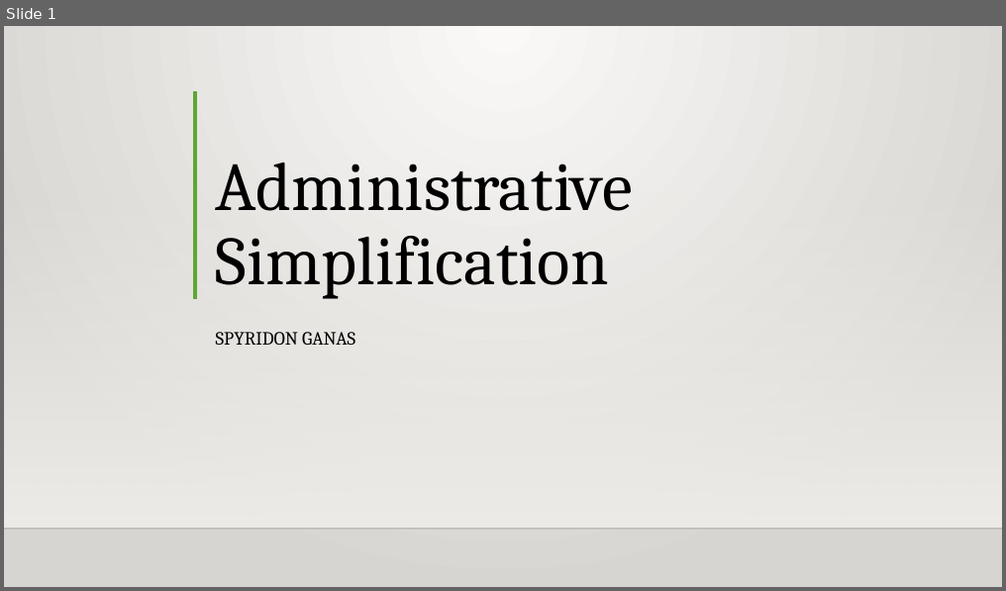
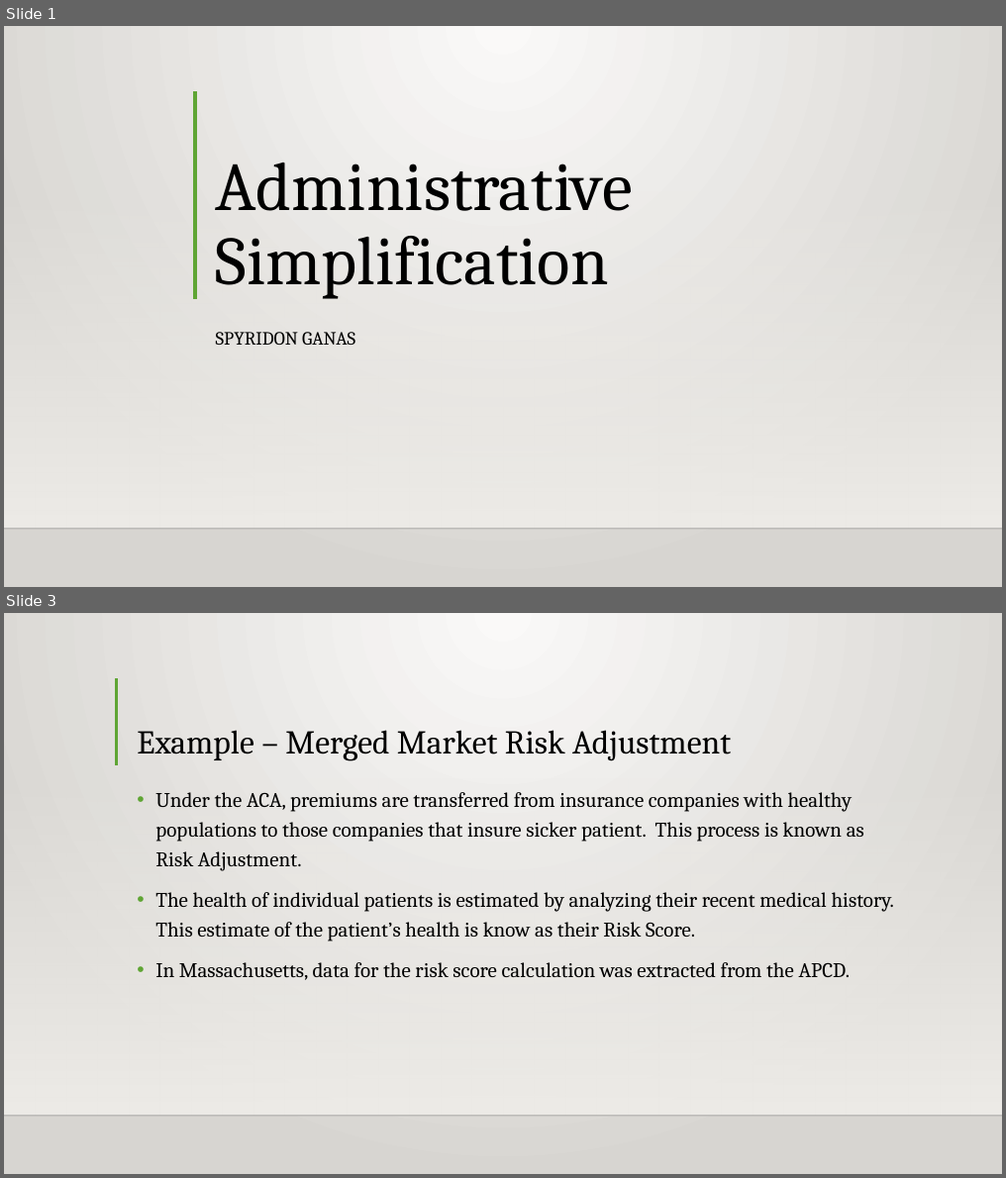
Before and after one commit to Intro-to-APCD/Intro-to-APCD.github.io, a slide deck: PowerPoints/Phase 2/010 Administrative Simplification.pptx. Shown one above the other, each under a label of ours: slide 1 before the commit, slides 1 and 3 after it; the slides between them are not shown. The pictures are 1006x591 and 1006x1178 pixels, drawn with LibreOffice and Linux fonts; fonts in the diff are those of the drawing; background and template pictures are left out. Boxes give left, top, right and bottom in pixels: in the first picture for what was removed or moved away, otherwise in the second. Text is boxed around its words. In the diff, an @@ line names an element or a change of style, - is before the commit and + after.

```diff
--- a/PowerPoints/Phase 2/010 Administrative Simplification.pptx
+++ b/PowerPoints/Phase 2/010 Administrative Simplification.pptx
@@ slide 3 added at [4, 613, 1002, 1174], background gradient #FAFAF9 to #D7D5D2; not listed: 2 template elements that a slide beside it also shows @@
@@ line added from (116, 678) to (116, 765), #5FA534 3 pt @@
@@ title added at [137, 730, 731, 761], 32 pt, text #000000 @@
+Example – Merged Market Risk Adjustment
@@ text added at [155, 792, 895, 980], 20 pt, text #000000 @@
+• Under the ACA, premiums are transferred from insurance companies with healthy populations to those companies that insure sicker patient. This process is known as Risk Adjustment.
+• The health of individual patients is estimated by analyzing their recent medical history. This estimate of the patient’s health is know as their Risk Score.
+• In Massachusetts, data for the risk score calculation was extracted from the APCD.
```
Also in this commit, not shown: 4 other slides added, 5 slides removed.
